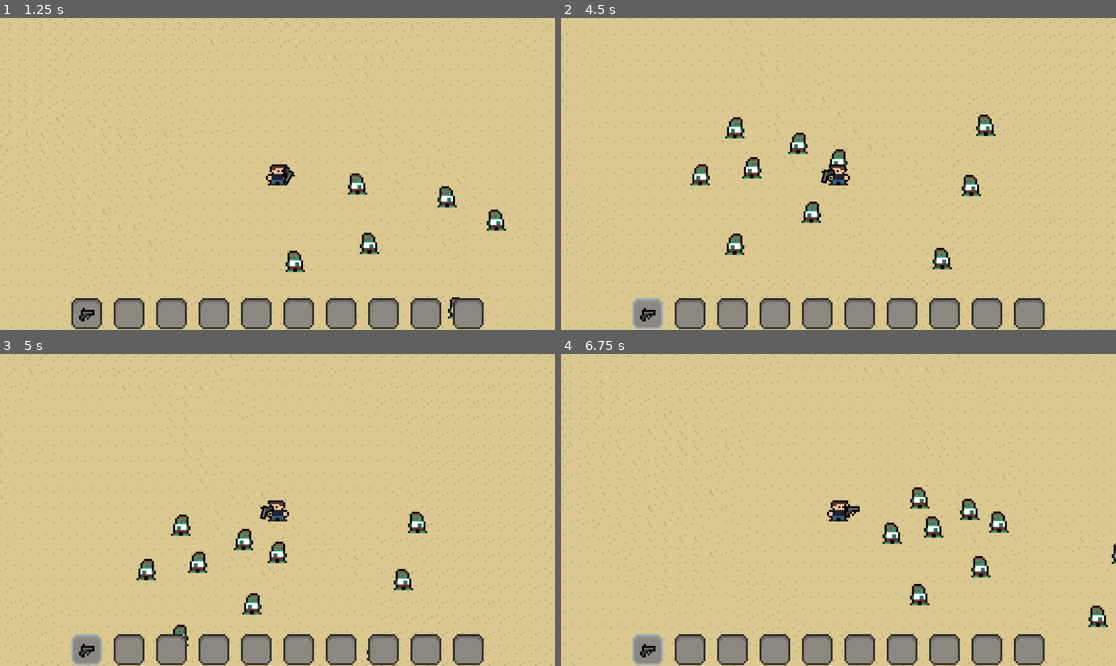
Above: before the commit, frames 1-4 (two rows, left to right).
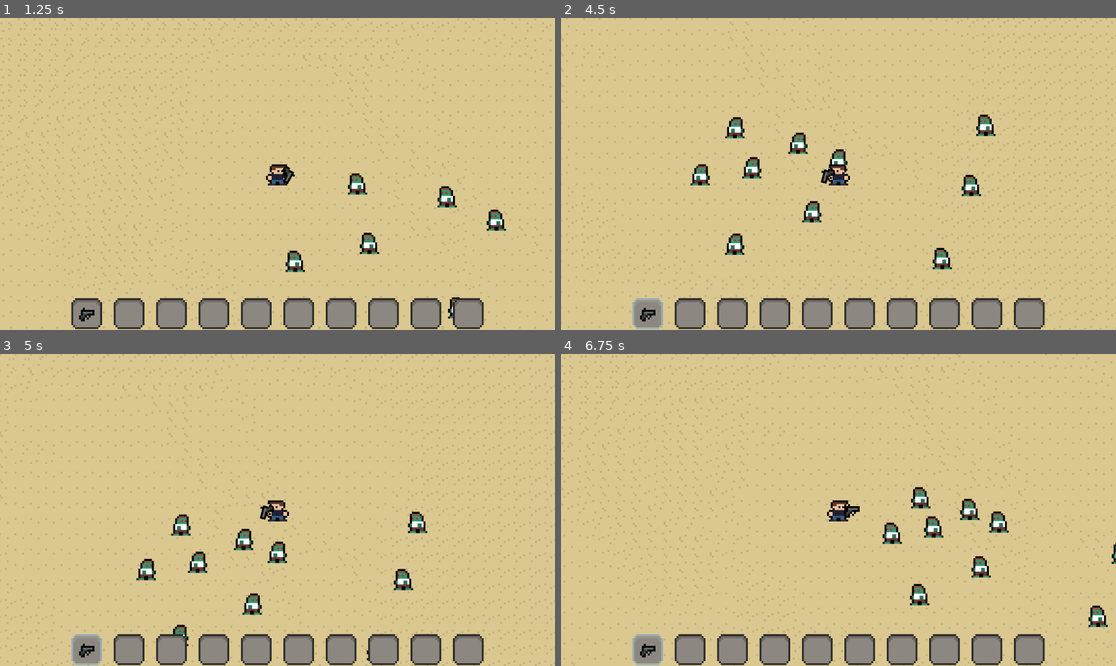
Above: after the commit, the same moments.

Repository: JoshuaW13/shoot-things
Game: Godot game, scene res://levels/titleScreen/titleScreen.tscn
The game is run twice, just before and just after one commit, with the same random seed, the same clock (stepped at 60 frames per second) and the same inputs.
Inputs (mouse positions are in pixels of both pictures, inside the frame that each line leads up to):
- Up to frame 1 (1.25 s): click "Play" at 0.5 s
- Up to frame 2 (4.5 s): click (649, 314) at 1.27 s; move the mouse to (960, 158) at 2.02 s; press the mouse at (960, 158) at 2.03 s; hold D (Right) 2.03-2.78 s; move the mouse to (727, 189) at 2.77 s; release the mouse at (727, 189) at 2.78 s; hold S (Down) 2.78-3.53 s; click (727, 189) at 2.85 s; move the mouse to (894, 105) at 3.52 s; press the mouse at (894, 105) at 3.53 s; hold D (Right) 3.53-4.28 s; move the mouse to (810, 236) at 4.27 s; release the mouse at (810, 236) at 4.28 s; hold W (Up) from 4.28 s (still down); click (810, 236) at 4.35 s
- Up to frame 3 (5 s): keep holding W (Up)
- Up to frame 4 (6.75 s): move the mouse to (1005, 556) at 5.02 s; release W (Up) at 5.03 s; press the mouse at (1005, 556) at 5.03 s; hold A (Left) 5.03-6.53 s; move the mouse to (672, 463) at 5.77 s; release the mouse at (672, 463) at 5.78 s; click (672, 463) at 5.85 s; move the mouse to (866, 510) at 6.52 s; press the mouse at (866, 510) at 6.53 s; hold S (Down) from 6.53 s (still down)

Frame 1 is identical in both runs. In frame 2, 0.1% of the frame differs, in the area x 29-47%, y 31-66%; in frame 3, 0.1%; in frame 4, 0.2%, in the area x 62-78%, y 42-72%.

Commit message:
Added ability to swap selected item via mouse

Diff:
--- a/entities/player/inventory/InventoryBar.tscn
+++ b/entities/player/inventory/InventoryBar.tscn
@@ -10,6 +10,7 @@
 anchor_bottom = 1.0
 grow_horizontal = 2
 grow_vertical = 2
+mouse_filter = 2
 script = ExtResource("1_t2lod")
 
 [node name="HBoxContainer" type="HBoxContainer" parent="."]
--- a/entities/player/inventory/inventory.gd
+++ b/entities/player/inventory/inventory.gd
@@ -11,8 +11,8 @@
 var selected_item_index: int = 0:
 	set(inventory_slot):
 		if inventory_slot >=MIN_SLOT and inventory_slot <= MAX_SLOT:
+			selected_item_index = inventory_slot
 			selected_item = items[inventory_slot]
-			selected_item_index = inventory_slot
 		else:
 			print("bad inventory swap!");
 
--- a/entities/player/inventory/inventory_bar.gd
+++ b/entities/player/inventory/inventory_bar.gd
@@ -19,6 +19,8 @@
 	for child: Variant in hbox_children:
 		if child is InventoryItemContainer:
 			inventory_item_containers.push_back(child)
+			child.slot_index = inventory_item_containers.size()-1
+			child.got_focus.connect(on_inventory_container_got_focus)
 
 func _ready() -> void:
 	initialize_ui_containers()
@@ -35,6 +37,9 @@
 		if Input.is_action_just_pressed("slot_%d" % i):
 			inventory.selected_item_index = i
 
+func _on_inventory_selected_item_changed(_item: InventoryItem, index: int) -> void:
+	var inventory_slot: InventoryItemContainer = inventory_item_containers[index]
+	inventory_slot.get_focus()
 
-func _on_inventory_selected_item_changed(item: InventoryItem, index: int) -> void:
-	pass
+func on_inventory_container_got_focus(index: int)->void:
+	inventory.selected_item_index = index
--- a/entities/player/inventory/inventory_item_container.gd
+++ b/entities/player/inventory/inventory_item_container.gd
@@ -1,10 +1,20 @@
 extends MarginContainer
 class_name InventoryItemContainer
 
+signal got_focus(slot_index: int)
+
 @onready var item_texture: TextureRect = %TextureRect
+@onready var texture_button: TextureButton = $TextureButton
 
 var is_set: bool = false
+var slot_index: int = -1
 
 func set_item(item: InventoryItem)->void:
 	item_texture.texture = item.icon
 	is_set = true
+
+func get_focus()->void:
+	texture_button.grab_focus()
+
+func _on_texture_button_focus_entered() -> void:
+	got_focus.emit(slot_index);
--- a/entities/player/inventory/inventory_item_container.tscn
+++ b/entities/player/inventory/inventory_item_container.tscn
@@ -33,3 +33,5 @@
 [node name="TextureRect" type="TextureRect" parent="TextureButton/CenterContainer"]
 unique_name_in_owner = true
 layout_mode = 2
+
+[connection signal="focus_entered" from="TextureButton" to="." method="_on_texture_button_focus_entered"]
--- a/entities/player/player.gd
+++ b/entities/player/player.gd
@@ -10,6 +10,8 @@
 @onready var inventory: Inventory = %Inventory
 @onready var inventory_bar_ui: InventoryBar = %InventoryBar
 
+var primary_action_held: bool = false
+
 func _ready() -> void:
 	player_direction_controller.patient = flip_pivot
 	weapon_direction_controller.patient = weapon
@@ -17,9 +19,15 @@
 	SignalBus.level_limits.connect(on_level_limits)
 	inventory_bar_ui.inventory = inventory
 
-func _physics_process(_delta: float) -> void:
-	if Input.is_action_pressed("PrimaryAction"):
+func _process(delta: float) -> void:
+	if primary_action_held:
 		weapon.shoot()
+
+func _unhandled_input(event: InputEvent) -> void:
+	if event.is_action_pressed("PrimaryAction"):
+		primary_action_held = true
+	elif event.is_action_released("PrimaryAction"):
+		primary_action_held = false
 
 func _on_health_component_health_depleted() -> void:
 	get_tree().call_deferred("change_scene_to_file", "res://levels/titleScreen/titleScreen.tscn")
